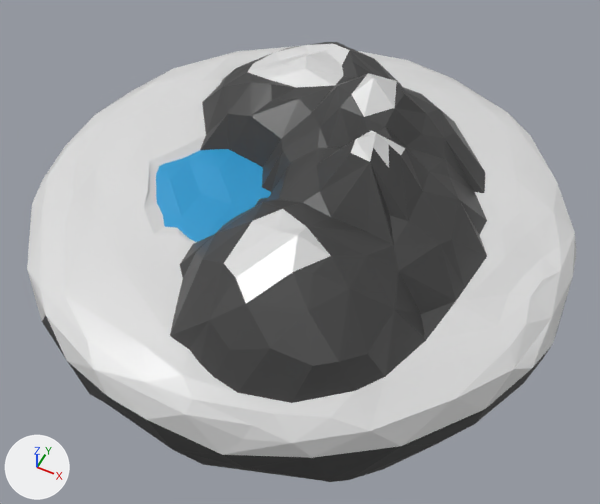
A saved change to the COLLADA model assets/models/sneeuwEiland.dae.
Rendered twice from a camera (50 mm lens) standing at (9.66, -19.5, 21.52) and looking at (0.1, -0.38, -2.39). Lighting does not change. The marker at lower left points along +X, +Y and +Z. Where no turn or scale is listed for an object, it has been applied to the vertices.
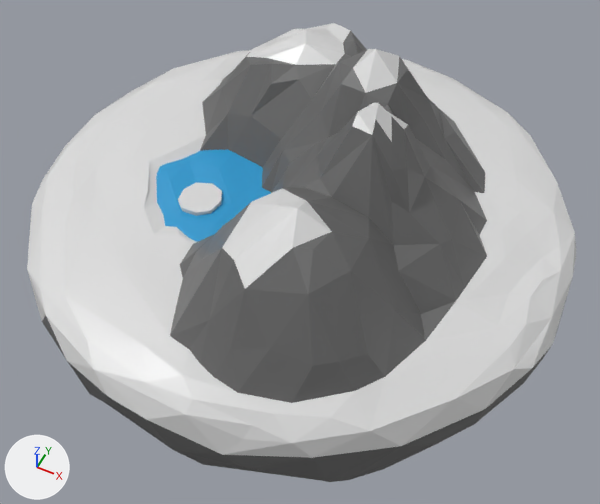
The newer file is also turned or shifted as a whole; pictures and numbers use the older file's frame.

What changed in the scene script:
```text
Change mat_material_003:
    mat_material_003.base_color: (0.0533, 0.0533, 0.0533) -> (0.14, 0.14, 0.14)  # black #414141 -> dark grey #696969
Change me_icosphere:
    used by ob_icosphere; location = (0.0, 0.0, 0.0)
    remove me_icosphere.from_pydata(...)  # 703 vertices, 1402 faces; spans x -9.9..9.9, y -10.0..10.0, z -10.0..4.8
    add me_icosphere.from_pydata(...)  # 703 vertices, 1402 faces; spans x -9.9..9.9, y -10.0..10.0, z -10.0..5.9
    me_icosphere part 1: 85 of 703 vertices moved; they spanned x -4.2..4.6, y -6.8..6.7, z 1.9..4.8 and now span x -4.2..4.6, y -6.8..6.7, z 2.6..5.9; mean shift (0.0, 0.0, 0.9); largest move (2.1, -4.5, 3.5) -> (2.1, -4.5, 4.6)
Add me_cylinder:
    me_cylinder.from_pydata(...)  # 18 vertices, 32 faces; spans x -0.81..0.71, y -0.82..0.8, z -0.13..0.13
    me_cylinder.materials.append(mat_material_002)  # light grey #dddddd
Add ob_cylinder:
    ob_cylinder = bpy.data.objects.new('Cylinder', me_cylinder)
    ob_cylinder.location = (-2.97, -2.05, 0.61)
```

Pixel boxes [x1, y1, x2, y2] of what changed, in the pictures (600 x 504 px; the box of a moved part takes in the faces that stretch with it):
'Icosphere', recoloured, reshaped
    before: [27, 42, 576, 482]
    after: [27, 23, 576, 482]
'Cylinder', added
    after: [178, 182, 222, 216]
part 1 of me_icosphere, moved or reshaped
    before: [170, 42, 459, 366]
    after: [170, 23, 459, 366]
